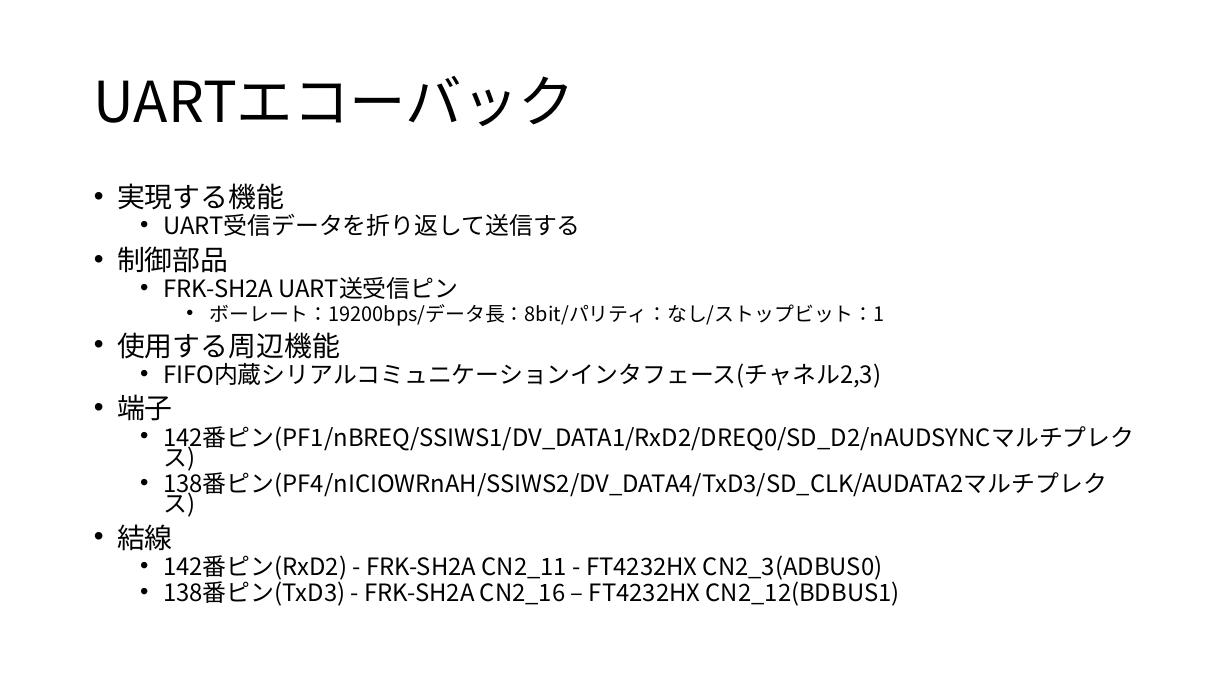
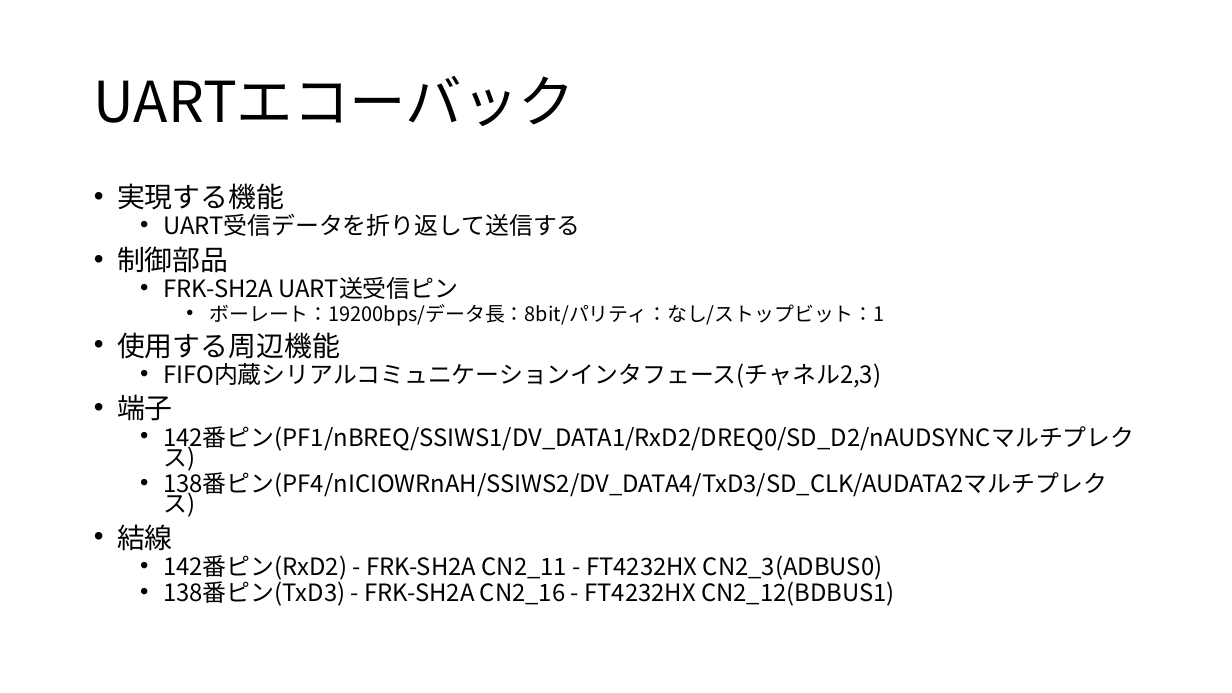
Before and after one commit to moku828/sh7262_an, a slide deck: slide 27 of SH7262アプリケーションノート.pptx. Drawn at 1232x693 pixels with LibreOffice and Linux fonts; fonts in the diff are those of the drawing. Boxes give left, top, right and bottom in pixels: in the first picture for what was removed or moved away, otherwise in the second. Text is boxed around its words. In the diff, an @@ line names an element or a change of style, - is before the commit and + after.

```diff
--- a/SH7262アプリケーションノート.pptx
+++ b/SH7262アプリケーションノート.pptx
@@ text at <box>163,577,895,606</box>: text changed @@
-  • 138番ピン(TxD3) - FRK-SH2A CN2_16 – FT4232HX CN2_12(BDBUS1)
+  • 138番ピン(TxD3) - FRK-SH2A CN2_16 - FT4232HX CN2_12(BDBUS1)
```
Also in this commit, not shown: 2 other slides changed, 4 slides added, 5 other files.
